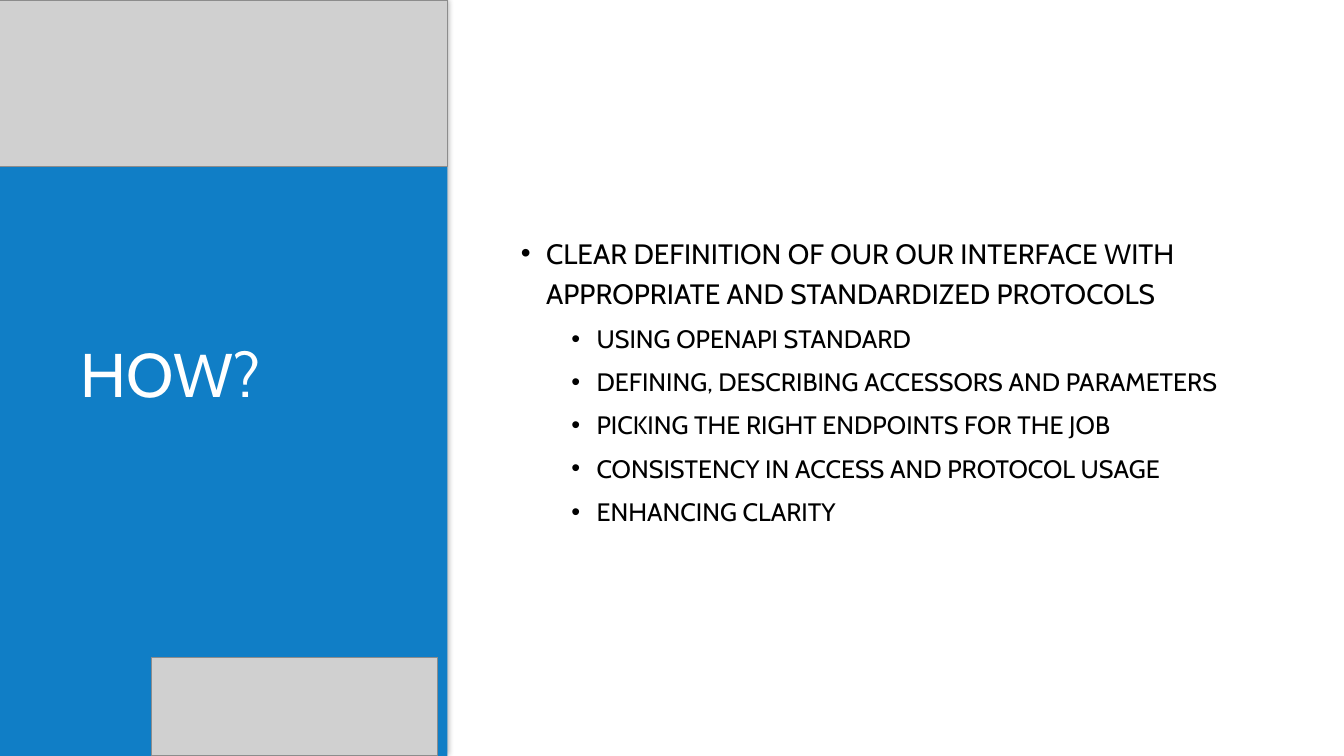
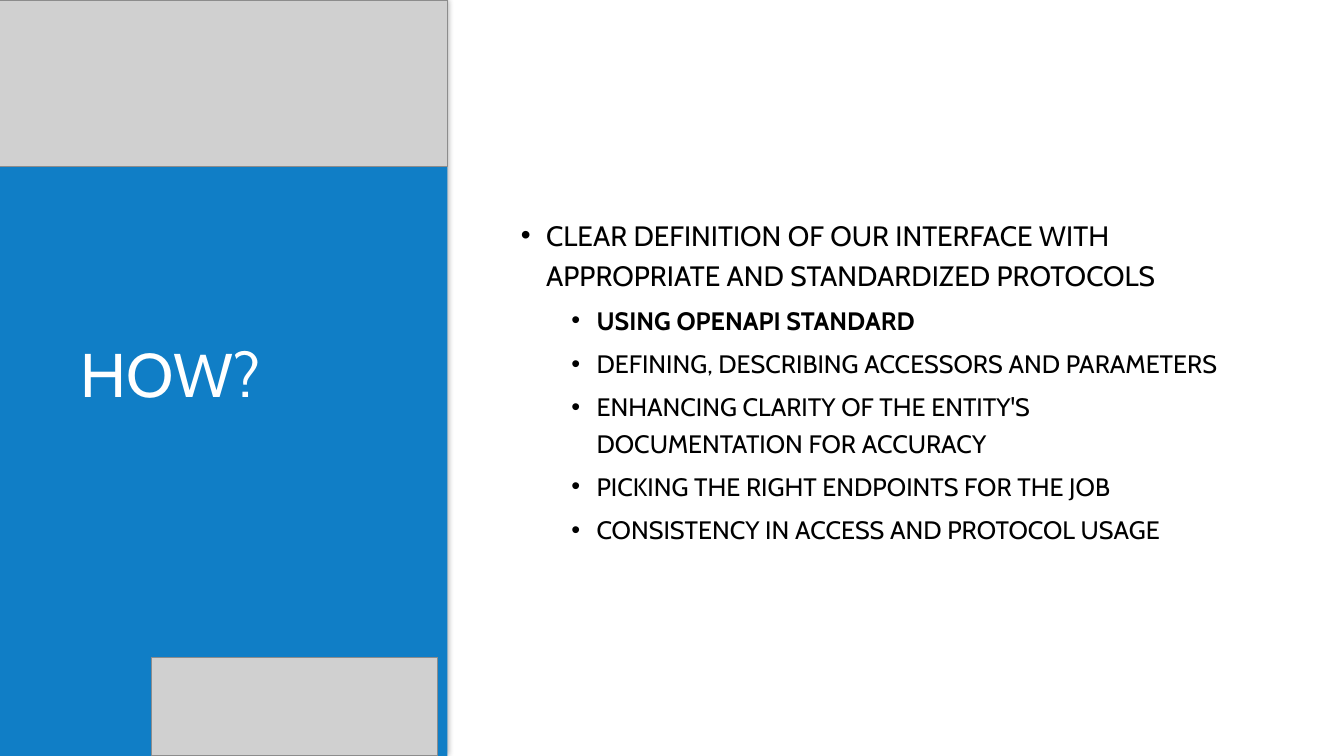
Before and after one commit to pierre01/AIKernelMCPClient, a slide deck: slide 3 of AI Friendly APIs.pptx. Drawn at 1344x756 pixels with LibreOffice and Linux fonts; fonts in the diff are those of the drawing; grey boxes stand for pictures; background and template pictures are left out. Boxes give left, top, right and bottom in pixels: in the first picture for what was removed or moved away, otherwise in the second. Text is boxed around its words. In the diff, an @@ line names an element or a change of style, - is before the commit and + after.

```diff
--- a/AI Friendly APIs.pptx
+++ b/AI Friendly APIs.pptx
@@ text at [546,226,1155,287]: text changed @@
-• CLEAR DEFINITION OF OUR OUR INTERFACE WITH APPROPRIATE AND STANDARDIZED PROTOCOLS
+• CLEAR DEFINITION OF OUR INTERFACE WITH APPROPRIATE AND STANDARDIZED PROTOCOLS
@@ text at [597,312,914,331]: bold on in "USING OPENAPI STANDARD" @@
@@ text at [597,397,1030,454]: paragraph added @@
+  • ENHANCING CLARITY OF THE ENTITY'S DOCUMENTATION FOR ACCURACY
@@ text at [597,503,836,522]: paragraph removed @@
-  • ENHANCING CLARITY
```
Also in this commit, not shown: 2 other slides changed, 4 slides added, 1 slide removed, 7 other files.
